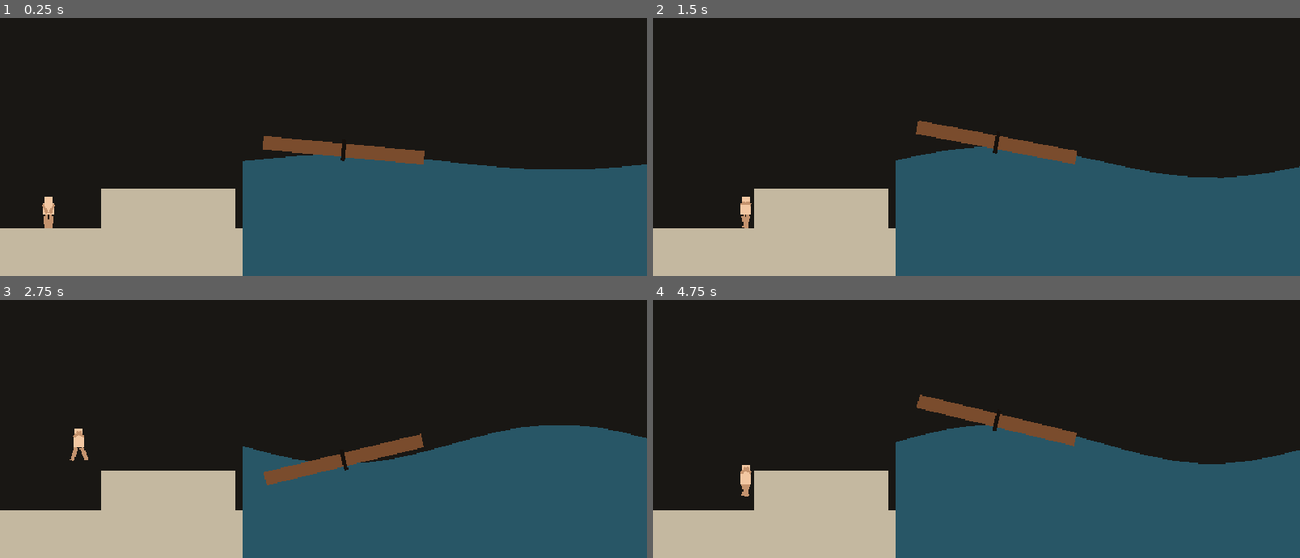
Above: before the commit, frames 1-4 (two rows, left to right).
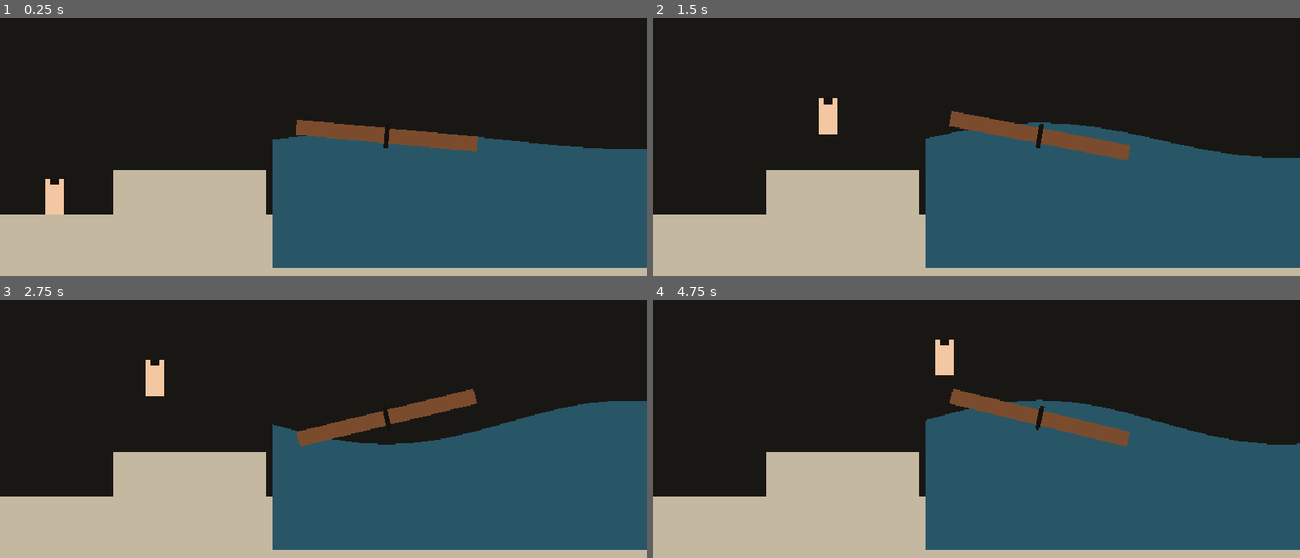
Above: after the commit, the same moments.

Repository: Tomcat11111111/ichigo
Game: Godot game, scene res://scenes/mechanic_sandbox/mechanic_sandbox.tscn
Same seed, same stepped clock (60 frames per second), same inputs: the game is played once before the commit and once after it.
Inputs:
- Up to frame 1 (0.25 s): no input
- Up to frame 2 (1.5 s): tap Enter at 0.5 s; hold Shift (sprint, bound only before the commit) 0.53-1.28 s; hold D (move_right) from 0.53 s (still down); tap Space (jump) at 0.77, 0.8, 1.07, 1.35 s
- Up to frame 3 (2.75 s): tap Space (jump) at 1.52, 1.82, 2.3 s; tap Shift (sprint, bound only before the commit) at 1.55 s; release D (move_right) at 2.03 s; hold A (move_left) from 2.03 s (still down); hold Shift (sprint, bound only before the commit) from 2.03 s (still down)
- Up to frame 4 (4.75 s): release A (move_left) at 2.78 s; release Shift (sprint, bound only before the commit) at 2.78 s; hold D (move_right) 2.78-4.28 s; tap Shift (sprint, bound only before the commit) at 2.85, 4.35 s; tap Space (jump) at 3.02, 3.32, 3.6, 3.77, 4.07, 4.52 s; hold A (move_left) from 4.28 s (still down)

The runs differ from the first frame. In frame 1, 13% of the frame differs, in the area x 0-100%, y 39-100%; in frame 2, 14%; in frame 3, 13%; in frame 4, 14%, in the area x 0-100%, y 15-100%.

Commit message:
second

Diff:
--- /dev/null
+++ b/assets/storm_level/player/pivots.json
@@ -0,0 +1,114 @@
+{
+  "coordinate_system": "global original layout 512x768; all pivot coordinates in local PNG pixels after cropping at 2x",
+  "view": "near-frontal, mildly facing right",
+  "parts": {
+    "head": {
+      "filename": "ichigo_head.png",
+      "pivot_px": [
+        157,
+        397
+      ],
+      "size_px": [
+        336,
+        436
+      ],
+      "bbox_global_2x": [
+        351,
+        127,
+        687,
+        563
+      ],
+      "notes": "neck root, insert inside collar"
+    },
+    "coat": {
+      "filename": "ichigo_coat.png",
+      "pivot_px": [
+        230,
+        69
+      ],
+      "size_px": [
+        460,
+        553
+      ],
+      "bbox_global_2x": [
+        282,
+        503,
+        742,
+        1056
+      ],
+      "notes": "upper torso; one continuous coat with sleeves and hem"
+    },
+    "hand": {
+      "filename": "ichigo_hand.png",
+      "pivot_px": [
+        60,
+        20
+      ],
+      "size_px": [
+        132,
+        189
+      ],
+      "bbox_global_2x": [
+        270,
+        812,
+        402,
+        1001
+      ],
+      "notes": "wrist, beneath coat sleeve; flip for the other hand"
+    },
+    "upper_leg": {
+      "filename": "ichigo_upper_leg.png",
+      "pivot_px": [
+        48,
+        46
+      ],
+      "size_px": [
+        110,
+        242
+      ],
+      "bbox_global_2x": [
+        392,
+        974,
+        502,
+        1216
+      ],
+      "notes": "hip anchor, overlapped by coat hem"
+    },
+    "lower_leg": {
+      "filename": "ichigo_lower_leg.png",
+      "pivot_px": [
+        52,
+        48
+      ],
+      "size_px": [
+        100,
+        229
+      ],
+      "bbox_global_2x": [
+        396,
+        1120,
+        496,
+        1349
+      ],
+      "notes": "knee center, ball joint deliberately part of artwork"
+    },
+    "boot": {
+      "filename": "ichigo_boot.png",
+      "pivot_px": [
+        85,
+        20
+      ],
+      "size_px": [
+        204,
+        176
+      ],
+      "bbox_global_2x": [
+        361,
+        1290,
+        565,
+        1466
+      ],
+      "notes": "ankle at upper shaft; flip for opposite side"
+    }
+  }
+}
--- a/scenes/mechanic_sandbox/deck.gd
+++ b/scenes/mechanic_sandbox/deck.gd
@@ -4,28 +4,10 @@
 # Starting feel values from docs/GAME_DESIGN.md. Change only after a playtest.
 const PERIOD := 4.0
 const MAX_ANGLE := deg_to_rad(15.0)
-const HEAVE := 32.0
-const MAX_ANGULAR_SPEED := TAU / PERIOD * MAX_ANGLE
 
 var phase := 0.0
-var angular_velocity := 0.0
-var rest_position := Vector2.ZERO
-
-var _rest_y := 0.0
-var _applied_rotation := 0.0
-
-
-func _ready() -> void:
-	rest_position = position
-	_rest_y = position.y
 
 
 func _physics_process(delta: float) -> void:
 	phase = fposmod(phase + delta / PERIOD * TAU, TAU)
-	var wave := sin(phase)
-	var next_rotation := wave * MAX_ANGLE
-	# One transform write. With sync_to_physics, separate position and rotation
-	# writes revert each other and the deck only keeps the last one.
-	transform = Transform2D(next_rotation, Vector2(rest_position.x, _rest_y - wave * HEAVE))
-	angular_velocity = 0.0 if delta == 0.0 else (next_rotation - _applied_rotation) / delta
-	_applied_rotation = next_rotation
+	rotation = sin(phase) * MAX_ANGLE
--- a/scenes/mechanic_sandbox/mechanic_sandbox.tscn
+++ b/scenes/mechanic_sandbox/mechanic_sandbox.tscn
@@ -5,42 +5,43 @@
 [ext_resource type="Script" path="res://scenes/mechanic_sandbox/sea.gd" id="3_sea"]
 
 [sub_resource type="RectangleShape2D" id="RectangleShape2D_ground"]
-size = Vector2(960, 80)
+size = Vector2(1800, 150)
 
 [sub_resource type="RectangleShape2D" id="RectangleShape2D_platform"]
-size = Vector2(200, 60)
+size = Vector2(375, 112.5)
 
 [sub_resource type="RectangleShape2D" id="RectangleShape2D_deck"]
-size = Vector2(240, 20)
+size = Vector2(450, 37.5)
 
 [sub_resource type="RectangleShape2D" id="RectangleShape2D_player"]
-size = Vector2(24, 48)
+size = Vector2(45, 90)
 
 [node name="MechanicSandbox" type="Node2D"]
 
 [node name="Camera2D" type="Camera2D" parent="."]
-position = Vector2(480, 270)
+position = Vector2(800, 581.25)
+zoom = Vector2(0.6, 0.6)
 
 [node name="Background" type="Polygon2D" parent="."]
 color = Color(0.09803922, 0.09019608, 0.07843138, 1)
-polygon = PackedVector2Array(0, 0, 960, 0, 960, 540, 0, 540)
+polygon = PackedVector2Array(-40, 80, 1840, 80, 1840, 1100, -40, 1100)
 
 [node name="Ground" type="StaticBody2D" parent="."]
-position = Vector2(480, 510)
+position = Vector2(900, 956.25)
 
 [node name="Polygon2D" type="Polygon2D" parent="Ground"]
 color = Color(0.76862746, 0.72156864, 0.627451, 1)
-polygon = PackedVector2Array(-480, -40, 480, -40, 480, 40, -480, 40)
+polygon = PackedVector2Array(-900, -75, 900, -75, 900, 75, -900, 75)
 
 [node name="CollisionShape2D" type="CollisionShape2D" parent="Ground"]
 shape = SubResource("RectangleShape2D_ground")
 
 [node name="Platform" type="StaticBody2D" parent="."]
-position = Vector2(250, 440)
+position = Vector2(468.75, 825)
 
 [node name="Polygon2D" type="Polygon2D" parent="Platform"]
 color = Color(0.76862746, 0.72156864, 0.627451, 1)
-polygon = PackedVector2Array(-100, -30, 100, -30, 100, 30, -100, 30)
+polygon = PackedVector2Array(-187.5, -56.25, 187.5, -56.25, 187.5, 56.25, -187.5, 56.25)
 
 [node name="CollisionShape2D" type="CollisionShape2D" parent="Platform"]
 shape = SubResource("RectangleShape2D_platform")
@@ -50,25 +51,35 @@
 deck_path = NodePath("../Deck")
 
 [node name="Deck" type="AnimatableBody2D" parent="."]
-position = Vector2(510, 365)
+position = Vector2(956.25, 684.375)
 sync_to_physics = true
 script = ExtResource("1_deck")
 
 [node name="Polygon2D" type="Polygon2D" parent="Deck"]
 color = Color(0.47843137, 0.29803923, 0.1764706, 1)
-polygon = PackedVector2Array(-120, -10, 120, -10, 120, 10, -120, 10)
+polygon = PackedVector2Array(-225, -18.75, 225, -18.75, 225, 18.75, -225, 18.75)
 
 [node name="Pivot" type="Polygon2D" parent="Deck"]
 color = Color(0.08627451, 0.06666667, 0.050980393, 1)
-polygon = PackedVector2Array(-3, -16, 3, -16, 3, 16, -3, 16)
+polygon = PackedVector2Array(-5.625, -30, 5.625, -30, 5.625, 30, -5.625, 30)
 
 [node name="CollisionShape2D" type="CollisionShape2D" parent="Deck"]
 shape = SubResource("RectangleShape2D_deck")
 
 [node name="Player" type="CharacterBody2D" parent="."]
-position = Vector2(72, 462)
+position = Vector2(135, 866.25)
 script = ExtResource("2_player")
+sea_path = NodePath("../Sea")
+camera_path = NodePath("../Camera2D")
+
+[node name="Body" type="Polygon2D" parent="Player"]
+color = Color(0.9490196, 0.78039217, 0.63529414, 1)
+polygon = PackedVector2Array(-22.5, -90, 22.5, -90, 22.5, 0, -22.5, 0)
+
+[node name="Up" type="Polygon2D" parent="Player"]
+color = Color(0.08627451, 0.06666667, 0.050980393, 1)
+polygon = PackedVector2Array(-11.25, -90, 11.25, -90, 11.25, -75, -11.25, -75)
 
 [node name="CollisionShape2D" type="CollisionShape2D" parent="Player"]
-position = Vector2(0, -24)
+position = Vector2(0, -45)
 shape = SubResource("RectangleShape2D_player")
--- a/scenes/mechanic_sandbox/player.gd
+++ b/scenes/mechanic_sandbox/player.gd
@@ -1,181 +1,108 @@
 extends CharacterBody2D
 
-# Starting feel values from docs/GAME_DESIGN.md. Change only after a playtest.
-const MAX_SPEED := 180.0
-# The spec binds Shift but does not list a sprint cap yet.
-const SPRINT_SPEED := 300.0
-const ACCEL := 900.0
-const COAST := 1200.0
-const BRAKE := 1600.0
-const JUMP_SPEED := 420.0
-const GRAVITY := 1200.0
-const FLOOR_BIAS := 40.0
+# Design-doc feel values, multiplied by the 90/48 level scale so the
+# enlarged deck and platforms stay reachable. Change only after a playtest.
+const LEVEL_SCALE := 90.0 / 48.0
+const SPEED := 180.0 * LEVEL_SCALE
+const JUMP_SPEED := 420.0 * LEVEL_SCALE
+const GRAVITY := 1200.0 * LEVEL_SCALE
+const SLIDE_ANGLE := deg_to_rad(12.0)
+const FLOOR_BIAS := 40.0 * LEVEL_SCALE
+const LEVEL_LEFT := 0.0
+const LEVEL_RIGHT := 1800.0
+# Top of the 90px body rectangle. Feet stay at the origin.
+const HEAD_LOCAL := Vector2(0, -90)
+const Sea := preload("res://scenes/mechanic_sandbox/sea.gd")
 
-# Grip stays full until the deck is near its steepest or fastest, then falls
-# to MIN_GRIP. At ±15° that is low enough to slide, and still high enough
-# that braking can slow the slide.
-const STRAIN_START := 0.55
-const MIN_GRIP := 0.22
-const STRAIN_ACCEL := 2400.0
-# Pose only. The torso stays with the stance unless balance is actually slipping.
-const IMBALANCE_LEAN := deg_to_rad(6.0)
-const RECOVERY_LEAN := deg_to_rad(10.0)
+@export var sea_path: NodePath
+@export var camera_path: NodePath
 
-const BODY_COLOR := Color(0.9490196, 0.78039217, 0.63529414, 1)
-const LIMB_COLOR := Color(0.76862746, 0.5764706, 0.43137255, 1)
-
-var _along := 0.0
-var _gait := 0.0
-
-var _visual: Node2D
-var _torso: Node2D
-var _arm_l: Node2D
-var _arm_r: Node2D
-var _leg_l: Node2D
-var _leg_r: Node2D
+var _slide_speed := 0.0
+var _sea: Sea
+var _camera: Camera2D
+var _drowned := false
 
 
 func _ready() -> void:
-	floor_snap_length = 12.0
-	floor_stop_on_slope = false
+	floor_snap_length = 12.0 * LEVEL_SCALE
+	if not sea_path.is_empty():
+		_sea = get_node(sea_path) as Sea
+	if not camera_path.is_empty():
+		_camera = get_node(camera_path) as Camera2D
 	_bind_key(&"move_left", KEY_A)
 	_bind_key(&"move_left", KEY_LEFT)
 	_bind_key(&"move_right", KEY_D)
 	_bind_key(&"move_right", KEY_RIGHT)
 	_bind_key(&"jump", KEY_SPACE)
-	_bind_key(&"sprint", KEY_SHIFT)
-	_build_body()
 
 
 func _physics_process(delta: float) -> void:
-	var on_floor := is_on_floor()
-	var normal := get_floor_normal() if on_floor else Vector2.UP
-	var tangent := Vector2(-normal.y, normal.x)
+	var input_x := Input.get_axis(&"move_left", &"move_right")
 	var deck := _deck_underfoot()
-	var input_x := Input.get_axis(&"move_left", &"move_right")
-	var jumping := Input.is_action_just_pressed(&"jump") and on_floor
-	var along_accel := 0.0
+	var jumping := Input.is_action_just_pressed(&"jump") and is_on_floor()
 
 	if jumping:
-		# Horizontal speed is the speed already along the ground, not the input.
-		velocity = Vector2((tangent * _along).x, -JUMP_SPEED)
-	elif on_floor:
-		along_accel = _move_on_floor(tangent, input_x, deck, delta)
-		velocity = tangent * _along - normal * FLOOR_BIAS
+		_slide_speed = 0.0
+		velocity = Vector2(input_x * SPEED, -JUMP_SPEED)
+		rotation = deck.rotation if deck != null else 0.0
+	elif deck != null:
+		rotation = deck.rotation
+		_apply_deck_motion(deck.rotation, input_x, delta)
+	elif is_on_floor():
+		rotation = 0.0
+		_slide_speed = 0.0
+		velocity = Vector2(input_x * SPEED, 0.0)
 	else:
+		rotation = 0.0
+		_slide_speed = 0.0
+		velocity.x = input_x * SPEED
 		velocity.y += GRAVITY * delta
 
 	move_and_slide()
-
-	var grounded := is_on_floor() and not jumping
-	if grounded and not on_floor:
-		var floor_normal := get_floor_normal()
-		var floor_tangent := Vector2(-floor_normal.y, floor_normal.x)
-		_along = velocity.dot(floor_tangent)
-	if grounded:
-		_visual.rotation = get_floor_normal().angle() + PI * 0.5
-	else:
-		_visual.rotation = rotate_toward(_visual.rotation, 0.0, deg_to_rad(240.0) * delta)
-
-	_update_pose(delta, input_x, deck, along_accel, grounded)
+	_follow_player()
+	if _head_is_underwater():
+		_drown()
+		return
 
 
-func _move_on_floor(tangent: Vector2, input_x: float, deck: Deck, delta: float) -> float:
-	var before := _along
-	_along += Vector2(0.0, GRAVITY).dot(tangent) * delta
-	var grip := _grip(deck)
-	if is_zero_approx(input_x):
-		_along = move_toward(_along, 0.0, COAST * grip * delta)
-	elif absf(_along) > 1.0 and signf(input_x) != signf(_along):
-		_along = move_toward(_along, 0.0, BRAKE * grip * delta)
+func _apply_deck_motion(surface_angle: float, input_x: float, delta: float) -> void:
+	var tangent := Vector2.RIGHT.rotated(surface_angle)
+	var control := tangent * input_x * SPEED
+	if abs(surface_angle) > SLIDE_ANGLE:
+		var downhill := tangent if tangent.dot(Vector2.DOWN) > 0.0 else -tangent
+		_slide_speed += GRAVITY * sin(abs(surface_angle)) * delta
+		velocity = control + downhill * _slide_speed
 	else:
-		var cap := SPRINT_SPEED if Input.is_action_pressed(&"sprint") else MAX_SPEED
-		_along = move_toward(_along, input_x * cap, ACCEL * grip * delta)
-	return 0.0 if delta == 0.0 else (_along - before) / delta
+		_slide_speed = 0.0
+		velocity = control
+	velocity -= Vector2.UP.rotated(surface_angle) * FLOOR_BIAS
 
 
-func _grip(deck: Deck) -> float:
-	if deck == null:
-		return 1.0
-	var slope := clampf(absf(deck.rotation) / Deck.MAX_ANGLE, 0.0, 1.0)
-	var spin := clampf(absf(deck.angular_velocity) / Deck.MAX_ANGULAR_SPEED, 0.0, 1.0)
-	var loss := maxf(_factor_loss(slope), _factor_loss(spin))
-	return lerpf(1.0, MIN_GRIP, loss)
+func _follow_player() -> void:
+	if _camera == null:
+		return
+	var half_width := 960.0 / (2.0 * _camera.zoom.x)
+	var x := clampf(global_position.x, LEVEL_LEFT + half_width, LEVEL_RIGHT - half_width)
+	_camera.global_position = Vector2(x, _camera.global_position.y)
 
 
-func _factor_loss(amount: float) -> float:
-	return smoothstep(STRAIN_START, 1.0, amount)
+func _head_is_underwater() -> bool:
+	if _sea == null:
+		return false
+	var head := to_global(HEAD_LOCAL)
+	if not _sea.covers(head.x):
+		return false
+	return head.y > _sea.surface_y(head.x)
 
 
-func _update_pose(
-	delta: float,
-	input_x: float,
-	deck: Deck,
-	along_accel: float,
-	grounded: bool,
-) -> void:
-	var slope := 0.0
-	var spin := 0.0
-	if deck != null and grounded:
-		slope = clampf(absf(deck.rotation) / Deck.MAX_ANGLE, 0.0, 1.0)
-		spin = clampf(absf(deck.angular_velocity) / Deck.MAX_ANGULAR_SPEED, 0.0, 1.0)
-	var accel_factor := clampf(absf(along_accel) / STRAIN_ACCEL, 0.0, 1.0)
-	var strain := maxf(slope, maxf(spin, accel_factor))
-	var slowing := is_zero_approx(input_x) or (absf(_along) > 1.0 and signf(input_x) != signf(_along))
-	var recovering := grounded and strain >= STRAIN_START and slowing and absf(_along) > 40.0
-	var blend := 1.0 - exp(-12.0 * delta)
-
-	var facing := signf(_along) if absf(_along) > 12.0 else signf(input_x)
-	if facing == 0.0:
-		facing = 1.0
-
-	var stride := 0.0
-	var swing_l := 0.0
-	var swing_r := 0.0
-	if grounded and absf(_along) > 12.0:
-		_gait += absf(_along) / 14.0 * delta
-		stride = deg_to_rad(18.0) * clampf(absf(_along) / MAX_SPEED, 0.0, SPRINT_SPEED / MAX_SPEED)
-		stride *= 1.0 + strain * 0.9
-		if recovering:
-			stride *= 1.35
-		var wobble := sin(_gait * 2.17) * strain * stride * 0.45
-		swing_l = sin(_gait) * stride + wobble
-		swing_r = sin(_gait + PI) * stride - wobble
-		if recovering:
-			swing_l += stride * 0.55
-
-	var spread := lerpf(0.2, 1.15, strain if grounded else 1.0)
-	if recovering:
-		spread = 1.55
-	if not grounded:
-		spread = 2.15
-		swing_l = deg_to_rad(18.0)
-		swing_r = deg_to_rad(-24.0)
-
-	var lean := 0.0
-	if grounded and strain >= STRAIN_START:
-		var depth := 1.0 if recovering else smoothstep(STRAIN_START, 1.0, strain)
-		var amount := RECOVERY_LEAN if recovering else IMBALANCE_LEAN
-		lean = _imbalance_tip(deck) * amount * depth
-
-	_leg_l.rotation = lerp_angle(_leg_l.rotation, -swing_l * facing, blend)
-	_leg_r.rotation = lerp_angle(_leg_r.rotation, -swing_r * facing, blend)
-	_arm_l.rotation = lerp_angle(_arm_l.rotation, -spread, blend)
-	_arm_r.rotation = lerp_angle(_arm_r.rotation, spread, blend)
-	_torso.rotation = lerp_angle(_torso.rotation, lean, blend)
-
-
-func _imbalance_tip(deck: Deck) -> float:
-	if deck != null:
-		var slope_tip := deck.rotation / Deck.MAX_ANGLE
-		var spin_tip := deck.angular_velocity / Deck.MAX_ANGULAR_SPEED
-		return clampf(slope_tip + spin_tip, -1.0, 1.0)
-	return clampf(_along / MAX_SPEED, -1.0, 1.0)
+func _drown() -> void:
+	if _drowned:
+		return
+	_drowned = true
+	get_tree().reload_current_scene()
 
 
 func _deck_underfoot() -> Deck:
-	if not is_on_floor():
-		return null
 	for i in get_slide_collision_count():
 		var collision := get_slide_collision(i)
 		if collision.get_normal().dot(Vector2.UP) < 0.5:
@@ -184,44 +111,6 @@
 		if collider is Deck:
 			return collider
 	return null
-
-
-func _build_body() -> void:
-	_visual = Node2D.new()
-	_visual.name = "Visual"
-	add_child(_visual)
-
-	_leg_l = _limb(_visual, Vector2(-4, -20), 6.0, 20.0)
-	_leg_r = _limb(_visual, Vector2(4, -20), 6.0, 20.0)
-	_torso = Node2D.new()
-	_torso.name = "Torso"
-	_torso.position = Vector2(0, -20)
-	_visual.add_child(_torso)
-	_box(_torso, Rect2(-8, -18, 16, 18), BODY_COLOR)
-	_box(_torso, Rect2(-6, -28, 12, 10), BODY_COLOR)
-	_arm_l = _limb(_torso, Vector2(-8, -16), 4.0, 14.0)
-	_arm_r = _limb(_torso, Vector2(8, -16), 4.0, 14.0)
-
-
-func _limb(parent: Node2D, at: Vector2, width: float, length: float) -> Node2D:
-	var pivot := Node2D.new()
-	pivot.position = at
-	parent.add_child(pivot)
-	var half := width * 0.5
-	_box(pivot, Rect2(-half, 0.0, width, length), LIMB_COLOR)
-	return pivot
-
-
-func _box(parent: Node2D, rect: Rect2, color: Color) -> void:
-	var poly := Polygon2D.new()
-	poly.color = color
-	poly.polygon = PackedVector2Array([
-		rect.position,
-		rect.position + Vector2(rect.size.x, 0.0),
-		rect.position + rect.size,
-		rect.position + Vector2(0.0, rect.size.y),
-	])
-	parent.add_child(poly)
 
 
 func _bind_key(action: StringName, keycode: Key) -> void:
--- a/scenes/mechanic_sandbox/sea.gd
+++ b/scenes/mechanic_sandbox/sea.gd
@@ -1,32 +1,47 @@
 extends Polygon2D
 
-# Same period and phase as the deck: the surface at the deck's rest point
-# rises when the deck rises. This stage is still geometry, not ocean art.
+# Same period and phase as the deck tilt. The deck itself no longer heaves;
+# WAVE_HEIGHT is only the drawn surface. Geometry, not ocean art.
 const SAMPLES := 16
-const LEFT := 360.0
-const RIGHT := 960.0
-const BOTTOM := 540.0
-const WAVE_LENGTH := 640.0
-const WATERLINE := 6.0
+const LEVEL_SCALE := 90.0 / 48.0
+const LEFT := 360.0 * LEVEL_SCALE
+const RIGHT := 960.0 * LEVEL_SCALE
+const BOTTOM := 540.0 * LEVEL_SCALE
+const WAVE_LENGTH := 640.0 * LEVEL_SCALE
+const WATERLINE := 6.0 * LEVEL_SCALE
+const WAVE_HEIGHT := 32.0 * LEVEL_SCALE
 
 @export var deck_path: NodePath
 
 var _deck: Deck
+var _wave := 0.0
 
 
 func _ready() -> void:
 	_deck = get_node(deck_path) as Deck
 	color = Color(0.16, 0.34, 0.4, 1)
+	_rebuild()
 
 
 func _physics_process(_delta: float) -> void:
-	var wave := sin(_deck.phase)
+	_wave = sin(_deck.phase)
+	_rebuild()
+
+
+func covers(x: float) -> bool:
+	return x >= LEFT and x <= RIGHT
+
+
+func surface_y(x: float) -> float:
+	var along := cos((x - _deck.position.x) / WAVE_LENGTH * TAU)
+	return _deck.position.y + WATERLINE - _wave * WAVE_HEIGHT * along
+
+
+func _rebuild() -> void:
 	var points := PackedVector2Array()
 	for i in SAMPLES + 1:
 		var x := lerpf(LEFT, RIGHT, float(i) / SAMPLES)
-		var along := cos((x - _deck.rest_position.x) / WAVE_LENGTH * TAU)
-		var y := _deck.rest_position.y + WATERLINE - wave * Deck.HEAVE * along
-		points.append(Vector2(x, y))
+		points.append(Vector2(x, surface_y(x)))
 	points.append(Vector2(RIGHT, BOTTOM))
 	points.append(Vector2(LEFT, BOTTOM))
 	polygon = points
--- a/scenes/storm_level/player/player.tscn
+++ b/scenes/storm_level/player/player.tscn
@@ -1,13 +1,106 @@
-[gd_scene load_steps=2 format=3]
+[gd_scene load_steps=9 format=3]
 
 [ext_resource type="Script" path="res://scenes/storm_level/player/player.gd" id="1_player"]
+[ext_resource type="Texture2D" path="res://assets/storm_level/player/ichigo_head.png" id="2_head"]
+[ext_resource type="Texture2D" path="res://assets/storm_level/player/ichigo_coat.png" id="3_coat"]
+[ext_resource type="Texture2D" path="res://assets/storm_level/player/ichigo_upper_leg.png" id="4_upper"]
+[ext_resource type="Texture2D" path="res://assets/storm_level/player/ichigo_lower_leg.png" id="5_lower"]
+[ext_resource type="Texture2D" path="res://assets/storm_level/player/ichigo_hand.png" id="6_hand"]
+[ext_resource type="Texture2D" path="res://assets/storm_level/player/ichigo_boot.png" id="7_boot"]
+
+[sub_resource type="RectangleShape2D" id="RectangleShape2D_body"]
+size = Vector2(40, 168)
 
 [node name="Player" type="CharacterBody2D"]
 script = ExtResource("1_player")
 
 [node name="Visual" type="Node2D" parent="."]
+scale = Vector2(0.14150944, 0.14150944)
+
+[node name="BackLeg" type="Node2D" parent="Visual"]
+position = Vector2(-50, -450)
+
+[node name="Thigh" type="Sprite2D" parent="Visual/BackLeg"]
+centered = false
+offset = Vector2(-48, -14)
+texture = ExtResource("4_upper")
+
+[node name="Knee" type="Node2D" parent="Visual/BackLeg"]
+position = Vector2(6, 185)
+
+[node name="Shin" type="Sprite2D" parent="Visual/BackLeg/Knee"]
+centered = false
+offset = Vector2(-52, -50)
+texture = ExtResource("5_lower")
+
+[node name="Ankle" type="Node2D" parent="Visual/BackLeg/Knee"]
+position = Vector2(-6, 128)
+
+[node name="Boot" type="Sprite2D" parent="Visual/BackLeg/Knee/Ankle"]
+centered = false
+offset = Vector2(-84, -28)
+texture = ExtResource("7_boot")
+
+[node name="FrontLeg" type="Node2D" parent="Visual"]
+position = Vector2(50, -450)
+
+[node name="Thigh" type="Sprite2D" parent="Visual/FrontLeg"]
+centered = false
+offset = Vector2(-48, -14)
+texture = ExtResource("4_upper")
+
+[node name="Knee" type="Node2D" parent="Visual/FrontLeg"]
+position = Vector2(6, 185)
+
+[node name="Shin" type="Sprite2D" parent="Visual/FrontLeg/Knee"]
+centered = false
+offset = Vector2(-52, -50)
+texture = ExtResource("5_lower")
+
+[node name="Ankle" type="Node2D" parent="Visual/FrontLeg/Knee"]
+position = Vector2(-6, 128)
+
+[node name="Boot" type="Sprite2D" parent="Visual/FrontLeg/Knee/Ankle"]
+centered = false
+offset = Vector2(-84, -28)
+texture = ExtResource("7_boot")
+
+[node name="Torso" type="Node2D" parent="Visual"]
+position = Vector2(0, -450)
+
+[node name="Coat" type="Sprite2D" parent="Visual/Torso"]
+centered = false
+offset = Vector2(-228, -490)
+texture = ExtResource("3_coat")
+
+[node name="HandL" type="Node2D" parent="Visual/Torso"]
+position = Vector2(-170, -142)
+scale = Vector2(-1, 1)
+
+[node name="Hand" type="Sprite2D" parent="Visual/Torso/HandL"]
+centered = false
+offset = Vector2(-64, -22)
+texture = ExtResource("6_hand")
+
+[node name="HandR" type="Node2D" parent="Visual/Torso"]
+position = Vector2(173, -142)
+
+[node name="Hand" type="Sprite2D" parent="Visual/Torso/HandR"]
+centered = false
+offset = Vector2(-64, -22)
+texture = ExtResource("6_hand")
+
+[node name="Neck" type="Node2D" parent="Visual/Torso"]
+position = Vector2(0, -412)
+
+[node name="Head" type="Sprite2D" parent="Visual/Torso/Neck"]
+centered = false
+offset = Vector2(-155, -418)
+texture = ExtResource("2_head")
 
 [node name="CollisionShape2D" type="CollisionShape2D" parent="."]
+position = Vector2(0, -84)
+shape = SubResource("RectangleShape2D_body")
 
 [node name="AnimationPlayer" type="AnimationPlayer" parent="."]
 
Not shown, added: assets/storm_level/player/README.txt
Binary file added: assets/storm_level/player/ichigo_assembled_preview.png
Not shown, added: assets/storm_level/player/ichigo_assembled_preview.png.import
Binary file added: assets/storm_level/player/ichigo_assembled_transparent.png
Not shown, added: assets/storm_level/player/ichigo_assembled_transparent.png.import
Binary file added: assets/storm_level/player/ichigo_boot.png
Not shown, added: assets/storm_level/player/ichigo_boot.png.import
Binary file added: assets/storm_level/player/ichigo_coat.png
Not shown, added: assets/storm_level/player/ichigo_coat.png.import
Binary file added: assets/storm_level/player/ichigo_hand.png
Not shown, added: assets/storm_level/player/ichigo_hand.png.import
Binary file added: assets/storm_level/player/ichigo_head.png
(and 6 more such lines)
